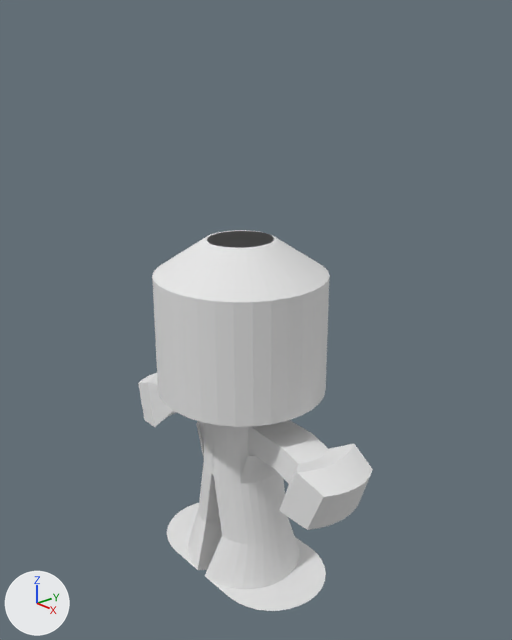
A saved change to the Blender file Uglycharacter.blend.
Camera for both pictures: a 50 mm lens placed at (8.82, -7.34, 6.21), pointed at (0.1, 0.25, 1.8). Arrows for +X, +Y and +Z are at lower left; the lights stay in place.

The scene before the commit, as lines of its bpy script (objects in view):
```python
me_cube = bpy.data.meshes.new('Cube')
me_cube.from_pydata(...)  # 501 vertices, 464 faces, 2 loose edges; spans x -2.78..1.44, y -1.47..1.47, z -3.36..3.28
me_cube.materials.append(mat_material)  # white #e7e7e7
ob_cube = bpy.data.objects.new('Cube', me_cube)
ob_cube.location = (0.0, 0.0, 0.0)
_m = ob_cube.modifiers.new('Mirror', 'MIRROR')
```
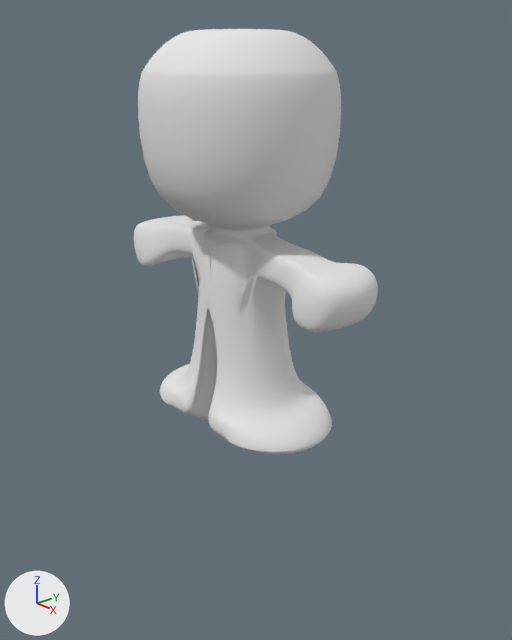
What differs and where, as boxes (x1, y1, x2, y2) in the pictures (512 x 640 px):
'Cube', reshaped, moved, modifiers changed (12% taller)
    before: (138, 230, 373, 611)
    after: (134, 29, 378, 454)
part 1 of me_cube, built on
    before: (152, 230, 329, 611)
    after: (144, 29, 334, 454)
part 2 of me_cube, built on
    before: (152, 275, 330, 427)
    after: (138, 77, 341, 210)
part 3 of me_cube, shading changed
    before: (138, 373, 373, 544)
    after: (134, 68, 378, 453)

Diff of the bpy script that builds the scene:
```diff
--- a/Uglycharacter.blend.py
+++ b/Uglycharacter.blend.py
@@ me_cube @@
 # used by ob_cube; location = (0.0, 0.0, 0.0)
-me_cube.from_pydata(...)  # 501 vertices, 464 faces, 2 loose edges; spans x -2.78..1.44, y -1.47..1.47, z -3.36..3.28
+me_cube.from_pydata(...)  # 699 vertices, 660 faces, 2 loose edges; spans x -2.78..1.57, y -1.6..1.6, z -3.36..3.28
+# me_cube part 1
+# 92 faces are deleted
+# 15 vertices in x -1.14..-0.31, y -1.01..1.01, z -2.99 move by (0.0, 0.0, 0.31)
+# 68 vertices move from x -0.6..0.55, y -0.57..0.57, z 3.28 to x -1.28..1.23, y -1.25..1.25, z 2.98..3.28
+# 100 vertices are added at x -1.82..0.83, y -1.01..1.01, z -3.36..3.28
+# 20 new vertices lie (-0.38, 0.0, 0.0) away from vertices in x -1.14..-0.11, y -1.03..1.03, z -3.36..-2.99
+# 17 new vertices lie (0.05, 0.0, 0.0) away from vertices in x -1.25..-0.81, y -1.03..1.03, z -3.36..-2.99
+# 14 new vertices lie (-0.39, 0.0, 0.0) away from vertices in x -1.06..-0.29, y -0.95..0.95, z -3.36..-2.99
+# 13 new vertices lie (0.05, 0.0, 0.14) away from vertices in x -1.85..-1.21, y -0.95..0.95, z -2.99
+# 254 new faces join them
+# me_cube part 2
+# 34 faces are deleted
+# 34 vertices are added at x -1.63..1.57, y -1.6..1.6, z 2.25
+# 68 new faces join them
+# me_cube part 3: 338 kept faces spanning x -2.78..1.44, y -1.47..1.47, z -3.36..3.28 are now shaded smooth
 me_cube.materials.append(mat_material)
@@ ob_cube @@
 ob_cube = bpy.data.objects.new('Cube', me_cube)
-ob_cube.location = (0.0, 0.0, 0.0)
+ob_cube.location = (0.0, 0.0, 3.2)
 _m = ob_cube.modifiers.new('Mirror', 'MIRROR')
+_m = ob_cube.modifiers.new('Subsurf', 'SUBSURF')
```
